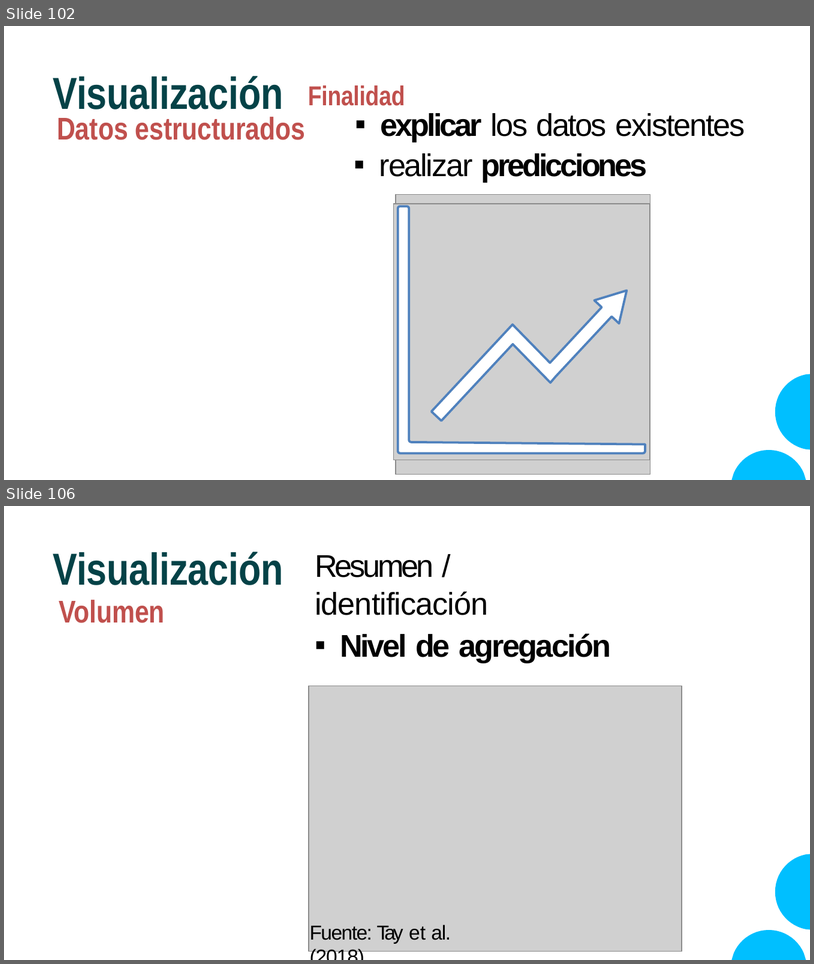
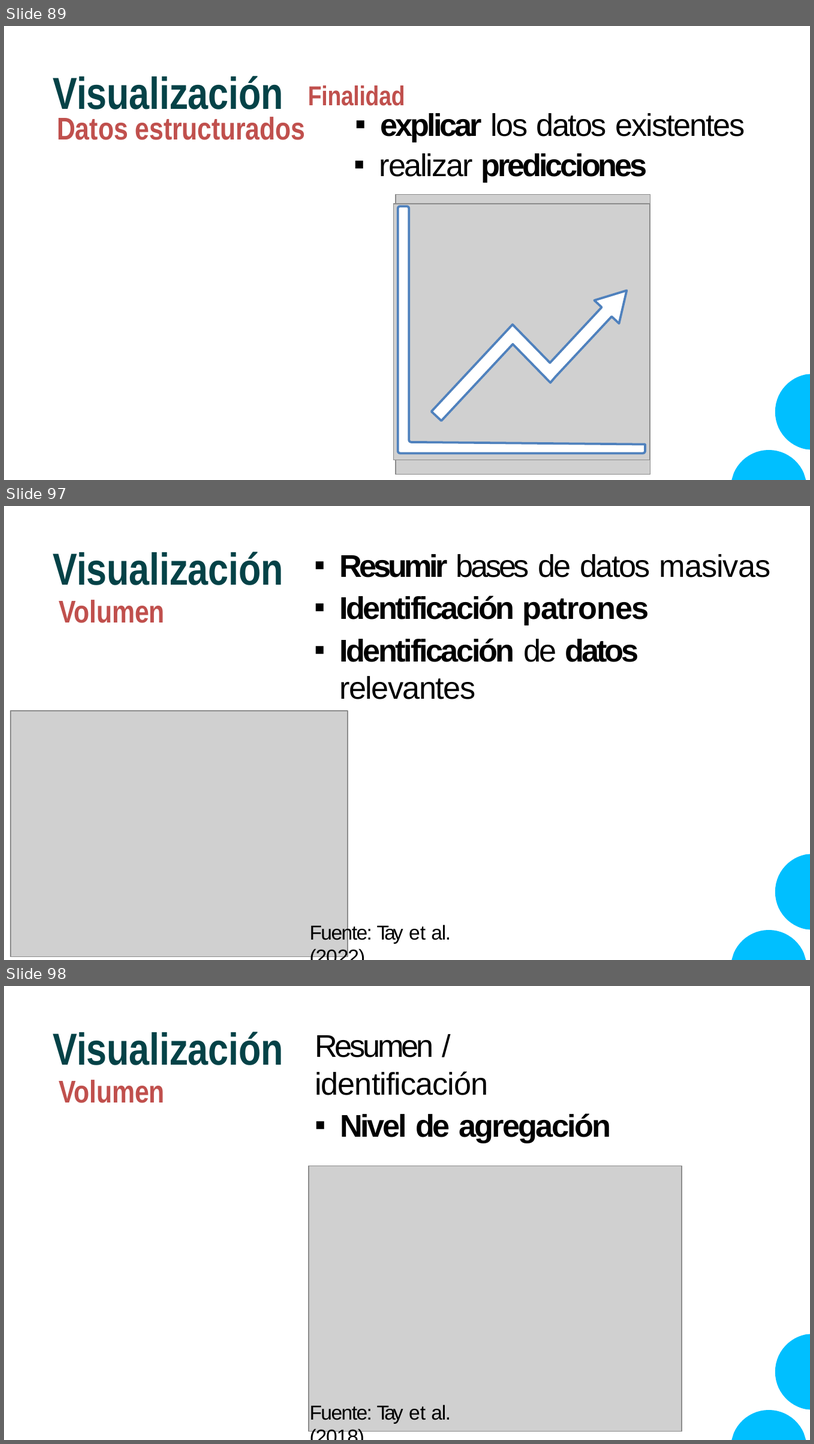
Before and after one commit to CodeWithJuancho/CE_IABD_BIU_SPS, a slide deck: SPS/UT1 - Fundamentos y Arquitectura de Big Data/UT1_1/UT1_1 - Fundamentos de Big Data.pptx. Shown one above the other, each under a label of ours: slides 102 and 106 before the commit, slides 89, 97 and 98 after it; the slides between them are not shown. The pictures are 814x964 and 814x1444 pixels, drawn with LibreOffice and Linux fonts; fonts in the diff are those of the drawing; grey boxes stand for pictures. Boxes give left, top, right and bottom in pixels: in the first picture for what was removed or moved away, otherwise in the second. Text is boxed around its words. In the diff, an @@ line names an element or a change of style, - is before the commit and + after.

```diff
--- a/SPS/UT1 - Fundamentos y Arquitectura de Big Data/UT1_1/UT1_1 - Fundamentos de Big Data.pptx
+++ b/SPS/UT1 - Fundamentos y Arquitectura de Big Data/UT1_1/UT1_1 - Fundamentos de Big Data.pptx
@@ slide 97 added at (4, 506, 810, 960), background #FFFFFF @@
@@ title added at (53, 552, 284, 623), 40 pt, text #044247, bold @@
+Visualización
+Volumen
@@ text added at (339, 554, 771, 662), 28 pt, text #000000, bold @@
+▪ Resumir bases de datos masivas
+▪ Identificación patrones
+▪ Identificación de datos relevantes
@@ picture added at (11, 711, 348, 957) @@
@@ freeform shape added at (732, 853, 810, 959), fill #00BFFF @@
@@ text added at (310, 923, 451, 943), 18 pt, text #000000 @@
+Fuente: Tay et al. (2022)
@@ what was slide 102 is now slide 89 @@
@@ what was slide 106 is now slide 98 @@
```
Also in this commit, not shown: 6 slides changed, 6 other slides added, 16 slides removed, 3 other files.
